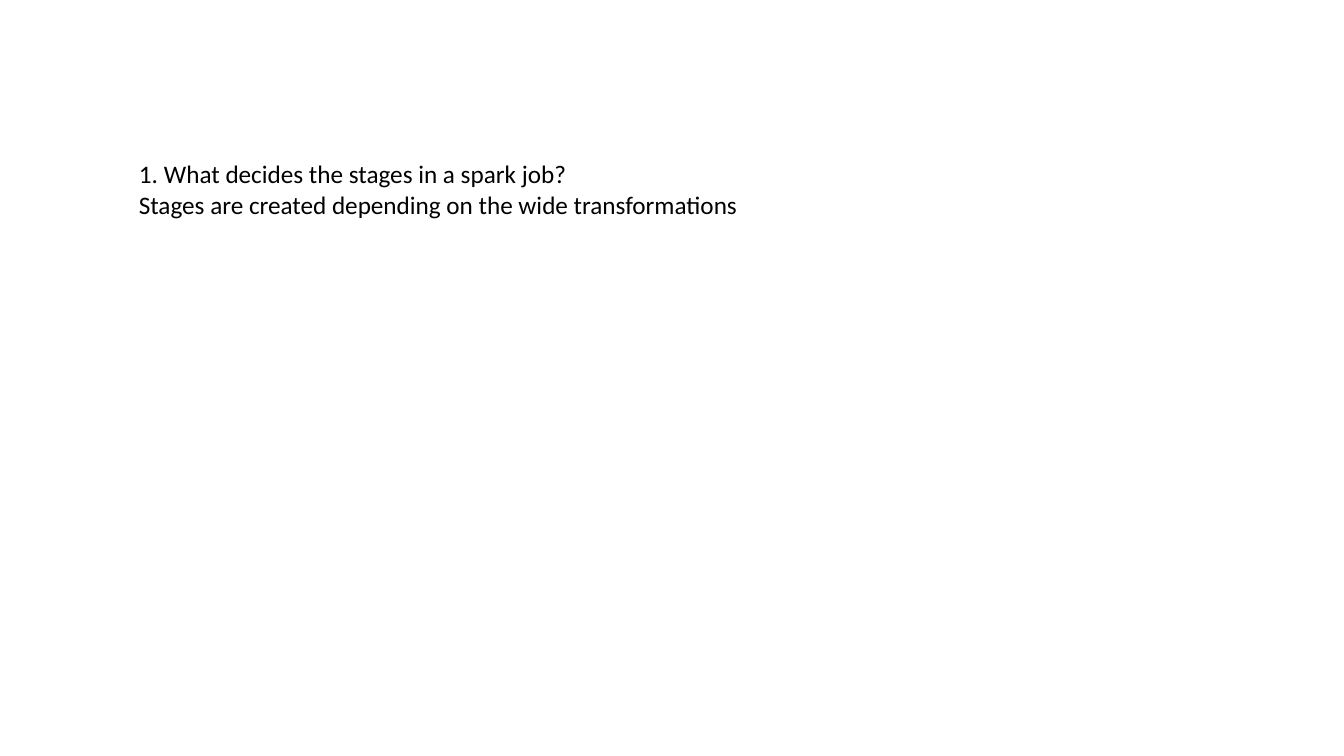
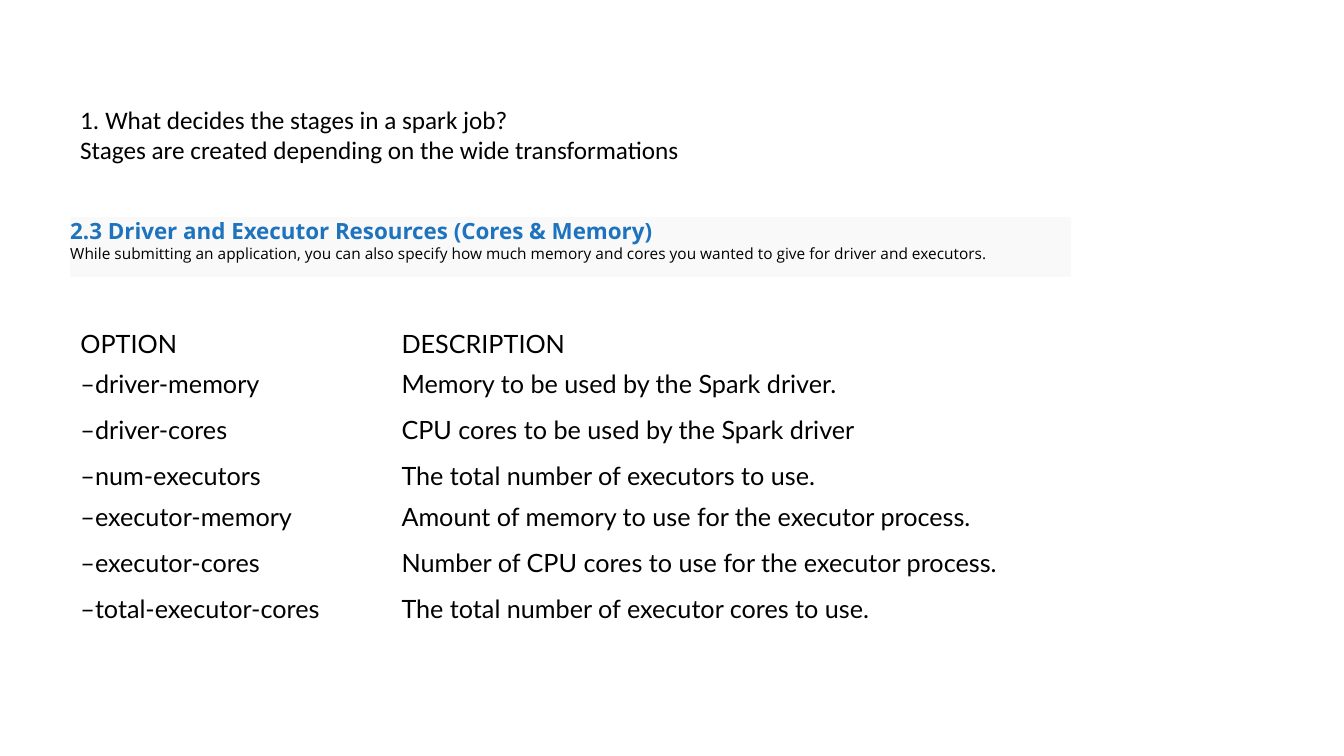
Before and after one commit to samRddhimat/onlinefiles, a slide deck: slide 5 of Spark Memory Tips.pptx (slide 3 before the commit). Drawn at 1344x756 pixels with LibreOffice and Linux fonts; fonts in the diff are those of the drawing. Boxes give left, top, right and bottom in pixels: in the first picture for what was removed or moved away, otherwise in the second. Text is boxed around its words. In the diff, an @@ line names an element or a change of style, - is before the commit and + after.

Commit message:
updated spark doc

```diff
--- a/Spark Memory Tips.pptx
+++ b/Spark Memory Tips.pptx
@@ text "What decides the stages in ...": place and size @@
-text "What decides the stages in ..." at bbox=[139, 165, 737, 219]
+text "What decides the stages in ..." at bbox=[80, 111, 678, 164]
@@ text added at bbox=[70, 222, 986, 263], 11 pt, text #000000 @@
+2.3 Driver and Executor Resources (Cores & Memory)
+While submitting an application, you can also specify how much memory and cores you wanted to give for driver and executors.
@@ table added at bbox=[71, 324, 1262, 635], 7 rows, 2 columns @@
+OPTION | DESCRIPTION
+–driver-memory | Memory to be used by the Spark driver.
+–driver-cores | CPU cores to be used by the Spark driver
+–num-executors | The total number of executors to use.
+–executor-memory | Amount of memory to use for the executor process.
+–executor-cores | Number of CPU cores to use for the executor process.
+–total-executor-cores | The total number of executor cores to use.
```
Also in this commit, not shown: 6 slides added, 4 slides removed.
